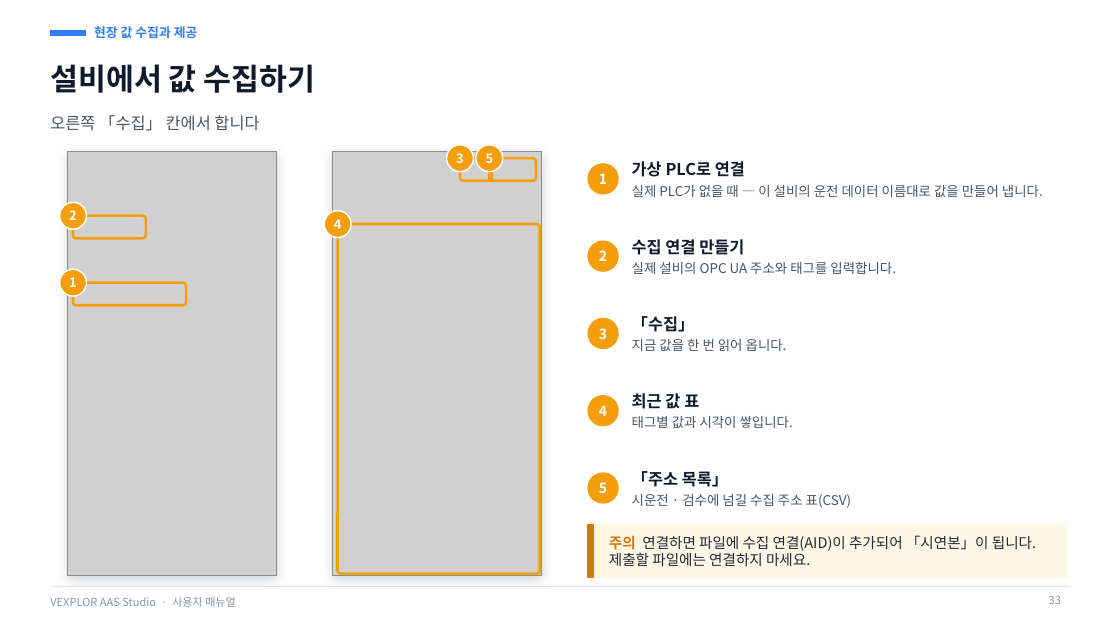
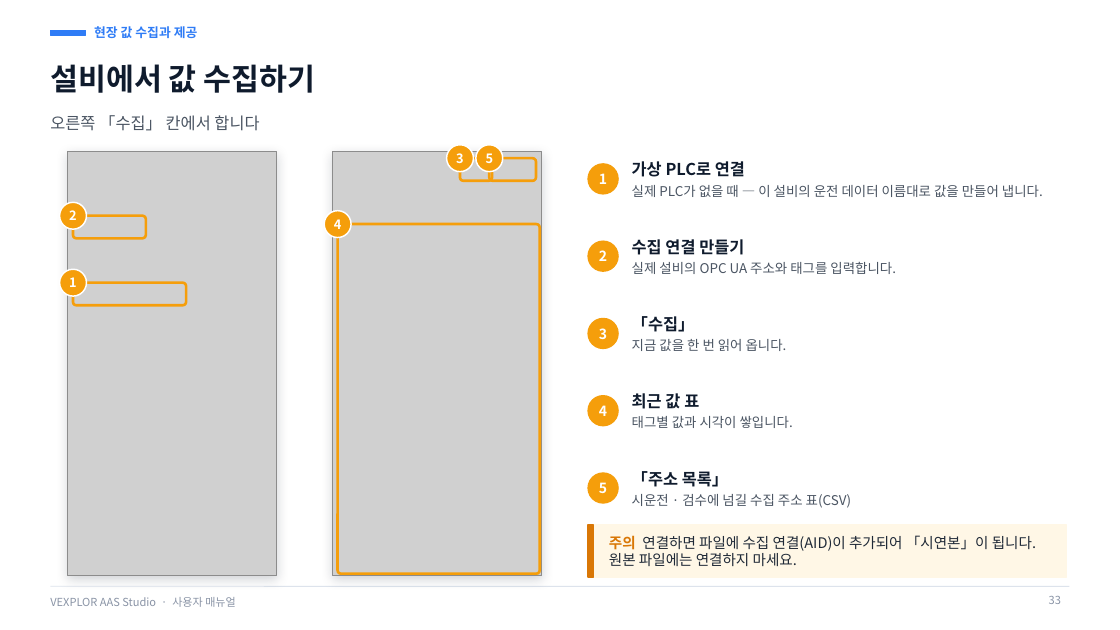
Before and after one commit to waceinc/vexplor-aas, a slide deck: slide 33 of VEXPLOR_AAS_Studio_user_manual.pptx. Drawn at 1120x630 pixels with LibreOffice and Linux fonts; fonts in the diff are those of the drawing; grey boxes stand for pictures. Boxes give left, top, right and bottom in pixels: in the first picture for what was removed or moved away, otherwise in the second. Text is boxed around its words. In the diff, an @@ line names an element or a change of style, - is before the commit and + after.

Commit message:
소개 페이지 · 매뉴얼 — 검사 결과 · 로그인 그림을 지금 화면으로(「제출」 문구 · 띄어쓰기 반영)

```diff
--- a/VEXPLOR_AAS_Studio_user_manual.pptx
+++ b/VEXPLOR_AAS_Studio_user_manual.pptx
@@ text at [609,535,1036,566]: text changed @@
-주의 연결하면 파일에 수집 연결(AID)이 추가되어 「시연본」이 됩니다. 제출할 파일에는 연결하지 마세요.
+주의 연결하면 파일에 수집 연결(AID)이 추가되어 「시연본」이 됩니다. 원본 파일에는 연결하지 마세요.
```
Also in this commit, not shown: 8 other slides changed, 2 other files.
